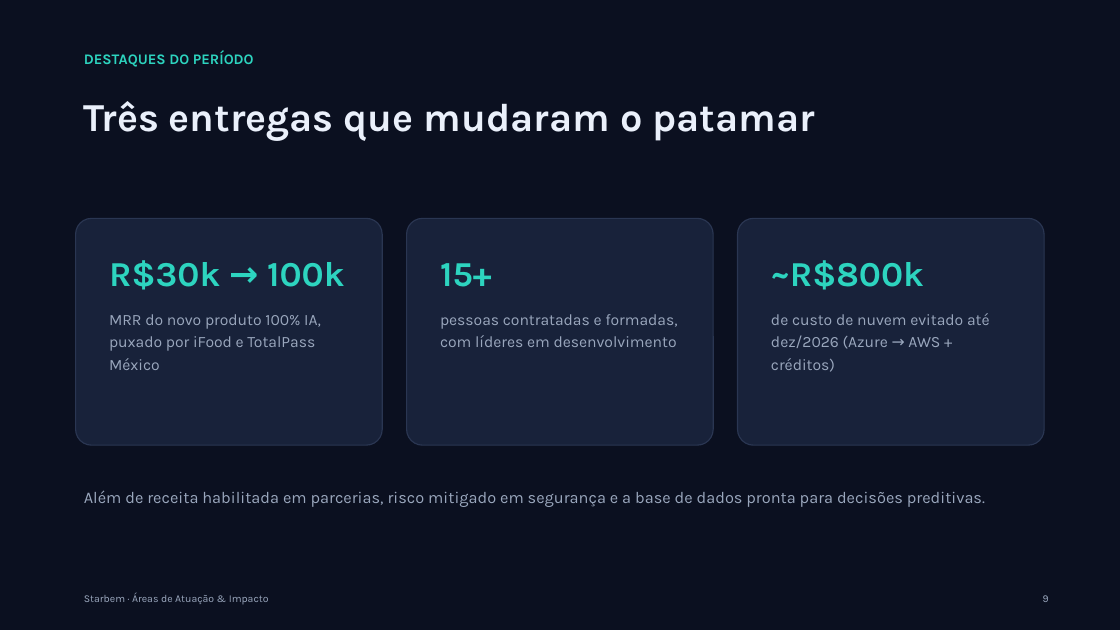
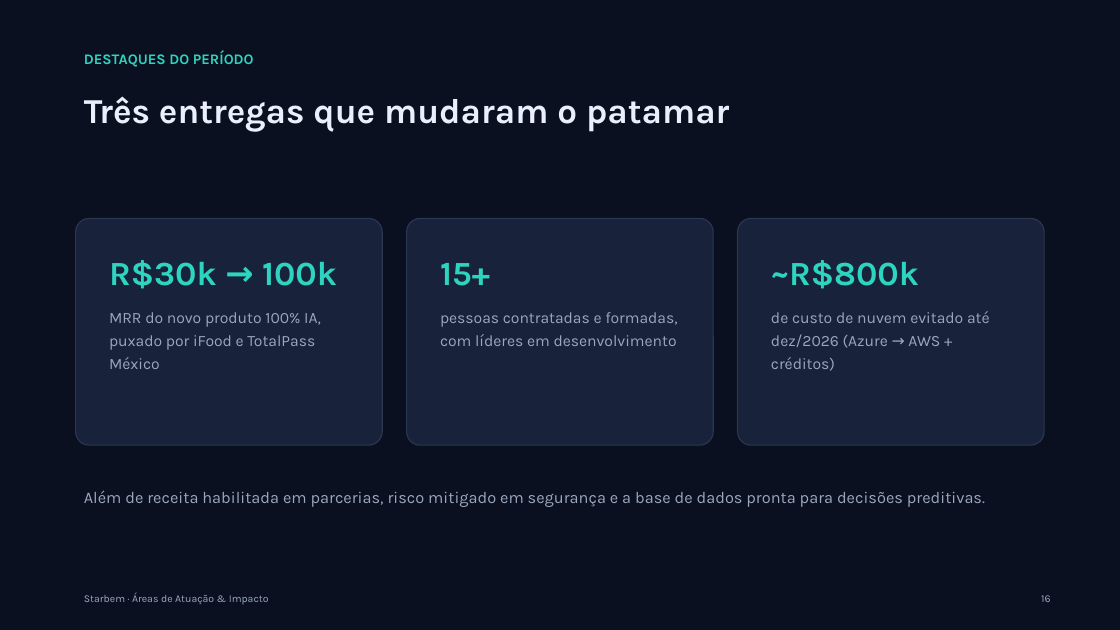
Before and after one commit to renato-dmb/agenda-facil, a slide deck: slide 16 of docs/conversa-ceo/apresentacao.pptx (slide 9 before the commit). Drawn at 1120x630 pixels with LibreOffice and Linux fonts; fonts in the diff are those of the drawing. Boxes give left, top, right and bottom in pixels: in the first picture for what was removed or moved away, otherwise in the second. Text is boxed around its words. In the diff, an @@ line names an element or a change of style, - is before the commit and + after.

```diff
--- a/docs/conversa-ceo/apresentacao.pptx
+++ b/docs/conversa-ceo/apresentacao.pptx
@@ text "Três entregas que mudaram o ..." at (84,96,729,132): size 34 to 30 pt @@
@@ proportions changed in 3 elements at (76,218,382,445), (407,218,713,445), (738,218,1044,445) @@
@@ text at (109,260,337,289): size 30 to 29 pt in "R$30k → 100k" @@
@@ text at (440,263,490,286): size 30 to 29 pt in "15+" @@
@@ text at (771,260,919,289): size 30 to 29 pt in "~R$800k" @@
@@ text at (1041,595,1050,602): text changed @@
-9
+16
```
Also in this commit, not shown: 9 other slides changed, 8 slides added, 1 slide removed, 2 other files.
